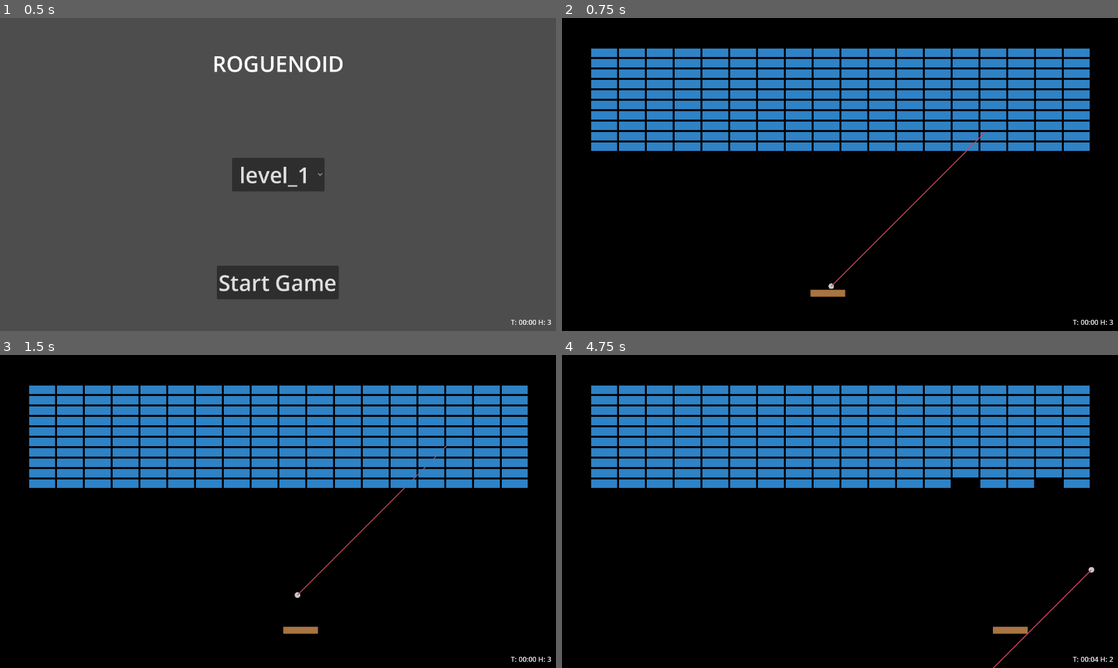
Above: before the commit, frames 1-4 (two rows, left to right).
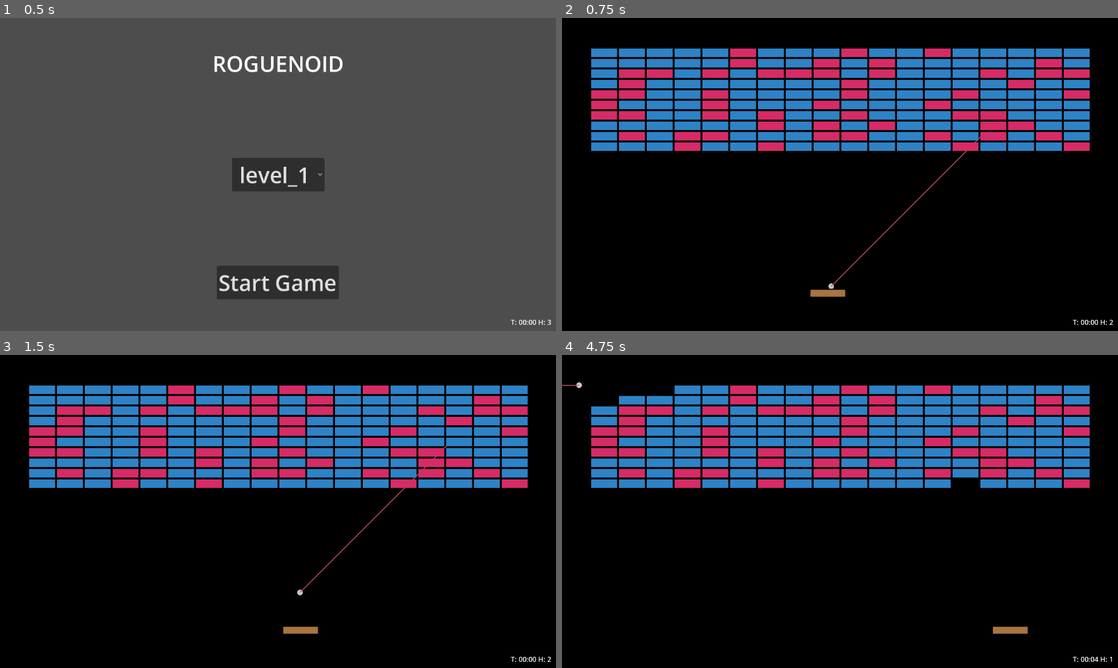
Above: after the commit, the same moments.

Repository: BlackLanzer/Rougenoid
Game: Godot game, scene res://main.tscn
The game is run twice, just before and just after one commit, with the same random seed, the same clock (stepped at 60 frames per second) and the same inputs.
Inputs:
- Up to frame 1 (0.5 s): no input
- Up to frame 2 (0.75 s): click "Start Game" at 0.5 s
- Up to frame 3 (1.5 s): tap Enter at 1.25 s; hold Right (ui_right) from 1.28 s (still down); hold Space (release_ball) from 1.28 s (still down)
- Up to frame 4 (4.75 s): release Right (ui_right) at 2.03 s; release Space (release_ball) at 2.03 s; hold Left (ui_left) 2.03-2.78 s; tap Space (release_ball) at 2.1, 3.6 s; hold Space (release_ball) 2.78-3.53 s; hold Right (ui_right) 2.78-4.28 s; hold Left (ui_left) from 4.28 s (still down); hold Space (release_ball) from 4.28 s (still down)

Frame 1 is identical in both runs. In frame 2, 6.8% of the frame differs, in the area x 5-100%, y 9-98%; in frame 3, 6.9%; in frame 4, 7.5%, in the area x 0-100%, y 8-100%.

Commit message:
power ups

Diff:
--- /dev/null
+++ b/Events.gd
@@ -0,0 +1,5 @@
+extends Node
+
+signal spawn_power_up(pos: Vector2)
+
+signal activate_power_up(power_up_type: PowerUpEnum)
--- a/ball.gd
+++ /dev/null
@@ -1,37 +0,0 @@
-extends CharacterBody2D
-
-signal ball_dead
-
-@export var start_direction = Vector2(1, -1)
-@export var speed = 500.0
-var direction: Vector2
-
-var state = BallState.MOVING
-
-func _ready() -> void:
-	direction = start_direction.normalized()
-	velocity = direction * speed
-
-func _process(delta: float) -> void:
-	$DirectionLine.clear_points()
-	$DirectionLine.add_point(Vector2.ZERO)
-	$DirectionLine.add_point(velocity)
-	$DirectionLine.global_rotation = 0
-
-func _physics_process(delta: float) -> void:
-	if state == BallState.MOVING:
-		var collision = move_and_collide(velocity * delta)
-
-		if collision:
-			var body = collision.get_collider()
-			if body.is_in_group("player"):
-				if get_position().y < body.get_global_position().y:
-					direction = get_position() - Vector2(body.get_global_position().x, body.get_global_position().y + 8)
-				else:
-					direction = get_position() - Vector2(body.get_global_position().x, body.get_global_position().y - 8)
-				velocity = direction.normalized() * speed
-			elif body.is_in_group("blocks"):
-				velocity = velocity.bounce(collision.get_normal())
-				body.ball_hit(self)
-			else:
-				velocity = velocity.bounce(collision.get_normal())
--- a/block.gd
+++ /dev/null
@@ -1,31 +0,0 @@
-extends RigidBody2D
-
-enum BlockType { SIMPLE, WALL }
-@export var block_type: BlockType = BlockType.SIMPLE
-
-# Called when the node enters the scene tree for the first time.
-func _ready() -> void:
-	match block_type:
-		BlockType.SIMPLE:
-			$Sprite2D.set_texture(preload("res://assets/block_simple.png"))
-			$Sprite2D.scale = Vector2(60,20)
-			$Sprite2D.position = Vector2(30,10)
-			$Sprite2D.modulate = Color('2e82c6')
-		BlockType.WALL:
-			$Sprite2D.set_texture(preload("res://assets/block_wall.png"))
-			$Sprite2D.scale = Vector2(1,1)
-			$Sprite2D.position = Vector2(30,10)
-
-
-
-
-# Called every frame. 'delta' is the elapsed time since the previous frame.
-func _process(delta: float) -> void:
-	pass
-
-func ball_hit(ball) -> void:
-	match block_type:
-		BlockType.SIMPLE:
-			queue_free()
-		BlockType.WALL:
-			pass
--- /dev/null
+++ b/entities/ball.gd
@@ -0,0 +1,45 @@
+extends CharacterBody2D
+
+signal ball_dead
+
+@export var start_direction = Vector2(1, -1)
+@export var speed = 500.0
+var direction: Vector2
+
+var state = BallState.MOVING
+var player: CharacterBody2D
+
+func _ready() -> void:
+	direction = start_direction.normalized()
+	velocity = direction * speed
+
+func _process(delta: float) -> void:
+	$DirectionLine.clear_points()
+	$DirectionLine.add_point(Vector2.ZERO)
+	$DirectionLine.add_point(velocity)
+	$DirectionLine.global_rotation = 0
+
+func _physics_process(delta: float) -> void:
+	match state:
+		BallState.WITH_PLAYER:
+			position = player.position + Vector2(8, -16)
+		BallState.MOVING:
+			var collision = move_and_collide(velocity * delta)
+
+			if collision:
+				var body = collision.get_collider()
+				if body.is_in_group("player"):
+					if get_position().y < body.get_global_position().y:
+						direction = get_position() - Vector2(body.get_global_position().x, body.get_global_position().y + 8)
+					else:
+						direction = get_position() - Vector2(body.get_global_position().x, body.get_global_position().y - 8)
+					velocity = direction.normalized() * speed
+				elif body.is_in_group("blocks"):
+					velocity = velocity.bounce(collision.get_normal())
+					body.ball_hit(self)
+				else:
+					velocity = velocity.bounce(collision.get_normal())
+
+func change_speed(new_speed: float) -> void:
+	speed = new_speed
+	velocity = speed * direction.normalized()
--- a/ball.tscn
+++ b/entities/ball.tscn
@@ -1,7 +1,7 @@
 [gd_scene load_steps=4 format=3 uid="uid://dw3ibj5n1mbsh"]
 
-[ext_resource type="Texture2D" uid="uid://b7s53w5vvd7bx" path="res://assets/ball.png" id="1_ownlq"]
-[ext_resource type="Script" path="res://ball.gd" id="1_sch4i"]
+[ext_resource type="Script" path="res://entities/ball.gd" id="1_5wmqy"]
+[ext_resource type="Texture2D" uid="uid://b7s53w5vvd7bx" path="res://assets/ball.png" id="2_58b8g"]
 
 [sub_resource type="CircleShape2D" id="CircleShape2D_6o7o8"]
 radius = 7.0
@@ -10,14 +10,14 @@
 collision_layer = 8
 collision_mask = 7
 slide_on_ceiling = false
-script = ExtResource("1_sch4i")
+script = ExtResource("1_5wmqy")
 
 [node name="CollisionShape2D" type="CollisionShape2D" parent="."]
 shape = SubResource("CircleShape2D_6o7o8")
 
 [node name="Sprite2D" type="Sprite2D" parent="."]
 scale = Vector2(0.26, 0.26)
-texture = ExtResource("1_ownlq")
+texture = ExtResource("2_58b8g")
 
 [node name="DirectionLine" type="Line2D" parent="."]
 width = 2.0
--- /dev/null
+++ b/entities/block.gd
@@ -0,0 +1,43 @@
+extends RigidBody2D
+
+# TODO rimuovere POWER_UP
+enum BlockType {SIMPLE, WALL, POWER_UP}
+@export var block_type: BlockType = BlockType.SIMPLE
+@export var has_power_up: bool = false
+
+# Called when the node enters the scene tree for the first time.
+func _ready() -> void:
+	match block_type:
+		BlockType.SIMPLE:
+			$Sprite2D.set_texture(preload ("res://assets/block_simple.png"))
+			$Sprite2D.scale = Vector2(60, 20)
+			$Sprite2D.position = Vector2(30, 10)
+			$Sprite2D.modulate = Color('2e82c6')
+			if (!has_power_up&&randf() < 0.3):
+				has_power_up = true
+				block_type = BlockType.POWER_UP
+		BlockType.WALL:
+			$Sprite2D.set_texture(preload ("res://assets/block_wall.png"))
+			$Sprite2D.scale = Vector2(1, 1)
+			$Sprite2D.position = Vector2(30, 10)
+
+	# TODO rimuovere POWER_UP e usare has_power_up
+	if (block_type == BlockType.POWER_UP):
+		$Sprite2D.set_texture(preload ("res://assets/block_simple.png"))
+		$Sprite2D.scale = Vector2(60, 20)
+		$Sprite2D.position = Vector2(30, 10)
+		$Sprite2D.modulate = Color('d62b67')
+
+# Called every frame. 'delta' is the elapsed time since the previous frame.
+func _process(delta: float) -> void:
+	pass
+
+func ball_hit(ball) -> void:
+	match block_type:
+		BlockType.SIMPLE:
+			queue_free()
+		BlockType.WALL:
+			pass
+		BlockType.POWER_UP:
+			Events.spawn_power_up.emit(position)
+			queue_free()
--- a/block.tscn
+++ b/entities/block.tscn
@@ -1,6 +1,6 @@
 [gd_scene load_steps=4 format=3 uid="uid://dcjfpw4611c7y"]
 
-[ext_resource type="Script" path="res://block.gd" id="1_24cup"]
+[ext_resource type="Script" path="res://entities/block.gd" id="1_24cup"]
 [ext_resource type="Texture2D" uid="uid://c7nhdkps8i745" path="res://assets/block_wall.png" id="2_ptr3n"]
 
 [sub_resource type="RectangleShape2D" id="RectangleShape2D_oix6v"]
--- /dev/null
+++ b/entities/power_up.gd
@@ -0,0 +1,23 @@
+extends CharacterBody2D
+
+@export var speed = 300.0
+
+var power_up_type = PowerUpEnum.BIGGER_PLAYER
+
+func _ready() -> void:
+	match power_up_type:
+		PowerUpEnum.BIGGER_PLAYER:
+			$Sprite2D.set_texture(preload ("res://assets/power-up_bigger-player.png"))
+		PowerUpEnum.FASTER_BALL:
+			$Sprite2D.set_texture(preload ("res://assets/power-up_faster-ball.png"))
+
+func _physics_process(delta: float) -> void:
+	velocity.x = 0
+	velocity.y = speed
+	var collision = move_and_collide(velocity * delta)
+
+	if collision:
+		var body = collision.get_collider()
+		if body.is_in_group("player"):
+			Events.activate_power_up.emit(power_up_type)
+			queue_free()
--- /dev/null
+++ b/entities/power_up.tscn
@@ -0,0 +1,18 @@
+[gd_scene load_steps=4 format=3 uid="uid://cudd0ksx7rpum"]
+
+[ext_resource type="Script" path="res://entities/power_up.gd" id="1_ddt1n"]
+[ext_resource type="Texture2D" uid="uid://cnoms2mmr4dfy" path="res://assets/power-up_bigger-player.png" id="1_paq6t"]
+
+[sub_resource type="CircleShape2D" id="CircleShape2D_0mqtr"]
+radius = 15.0
+
+[node name="PowerUp" type="CharacterBody2D"]
+collision_layer = 0
+collision_mask = 2
+script = ExtResource("1_ddt1n")
+
+[node name="CollisionShape2D" type="CollisionShape2D" parent="."]
+shape = SubResource("CircleShape2D_0mqtr")
+
+[node name="Sprite2D" type="Sprite2D" parent="."]
+texture = ExtResource("1_paq6t")
--- /dev/null
+++ b/enums/PowerUpEnum.gd
@@ -0,0 +1,3 @@
+class_name PowerUpEnum
+
+enum {BIGGER_PLAYER, FASTER_BALL}
--- a/game.gd
+++ b/game.gd
@@ -9,7 +9,7 @@
 	"level_3"
 ]
 
-var _ball_res = preload ("res://ball.tscn")
+var _ball_res = preload ("res://entities/ball.tscn")
 var _balls = Array()
 var _deadzone
 var _level_node
@@ -52,10 +52,10 @@
 
 func _init_ball() -> void:
 	var ball_node = _ball_res.instantiate()
-	ball_node.position = Vector2(8, -16)
 	ball_node.state = BallState.WITH_PLAYER
 	ball_node.speed = BALL_SPEED
-	$Player.add_child(ball_node)
+	ball_node.player = $Player
+	add_child(ball_node)
 	_balls.append(ball_node)
 	_lives -= 1
 
@@ -85,9 +85,9 @@
 func _start_game() -> void:
 	_deadzone.body_entered.connect(_on_ball_dead)
 	_init_ball()
-	_lives += 1
 	set_physics_process(true)
 	_game_state = GameState.GAME
+	_setup_events()
 
 func _on_level_complete() -> void:
 	if (_current_level < LEVELS.size() - 1):
@@ -102,3 +102,23 @@
 		game_over.emit()
 		return true
 	return false
+
+func _setup_events() -> void:
+	Events.connect("spawn_power_up", _spawn_power_up)
+	Events.connect("activate_power_up", _activate_power_up)
+
+func _spawn_power_up(pos: Vector2) -> void:
+	var power_up = load("res://entities/power_up.tscn").instantiate()
+	power_up.position = pos
+	power_up.power_up_type = randi_range(0, 1)
+	add_child(power_up)
+
+func _activate_power_up(power_up) -> void:
+	match power_up:
+		PowerUpEnum.BIGGER_PLAYER:
+			var tween = create_tween()
+			var final_scale = Vector2($Player.scale.x + 0.2, $Player.scale.y)
+			tween.tween_property($Player, "scale", final_scale, 1)
+		PowerUpEnum.FASTER_BALL:
+			for ball in _balls:
+				ball.change_speed(ball.speed * 1.5)
--- a/game.tscn
+++ b/game.tscn
@@ -1,7 +1,7 @@
 [gd_scene load_steps=3 format=3 uid="uid://cguifc60lh353"]
 
 [ext_resource type="Script" path="res://game.gd" id="1_ga4nt"]
-[ext_resource type="PackedScene" uid="uid://cwa2f4773ptjc" path="res://player.tscn" id="2_bncvu"]
+[ext_resource type="PackedScene" uid="uid://cwa2f4773ptjc" path="res://entities/player.tscn" id="2_bncvu"]
 
 [node name="game" type="Node2D"]
 script = ExtResource("1_ga4nt")
--- a/levels/level_1.tscn
+++ b/levels/level_1.tscn
@@ -1,6 +1,6 @@
 [gd_scene load_steps=6 format=3 uid="uid://ct6uney4wetnt"]
 
-[ext_resource type="PackedScene" uid="uid://dcjfpw4611c7y" path="res://block.tscn" id="1_hbyf8"]
+[ext_resource type="PackedScene" uid="uid://dcjfpw4611c7y" path="res://entities/block.tscn" id="1_hbyf8"]
 
 [sub_resource type="WorldBoundaryShape2D" id="WorldBoundaryShape2D_72nf8"]
 
--- a/levels/level_2.tscn
+++ b/levels/level_2.tscn
@@ -1,6 +1,6 @@
 [gd_scene load_steps=6 format=3 uid="uid://d4d2mtgmpna6m"]
 
-[ext_resource type="PackedScene" uid="uid://dcjfpw4611c7y" path="res://block.tscn" id="1_ai6u2"]
+[ext_resource type="PackedScene" uid="uid://dcjfpw4611c7y" path="res://entities/block.tscn" id="1_ai6u2"]
 
 [sub_resource type="WorldBoundaryShape2D" id="WorldBoundaryShape2D_72nf8"]
 
--- a/levels/level_3.tscn
+++ b/levels/level_3.tscn
@@ -1,6 +1,6 @@
 [gd_scene load_steps=6 format=3 uid="uid://cbf44jbe33ct2"]
 
-[ext_resource type="PackedScene" uid="uid://dcjfpw4611c7y" path="res://block.tscn" id="1_l0i73"]
+[ext_resource type="PackedScene" uid="uid://dcjfpw4611c7y" path="res://entities/block.tscn" id="1_l0i73"]
 
 [sub_resource type="WorldBoundaryShape2D" id="WorldBoundaryShape2D_72nf8"]
 
--- a/project.godot
+++ b/project.godot
@@ -14,6 +14,10 @@
 run/main_scene="res://main.tscn"
 config/features=PackedStringArray("4.2", "GL Compatibility")
 config/icon="res://icon.svg"
+
+[autoload]
+
+Events="*res://Events.gd"
 
 [display]
 
Binary file added: assets/power-up_bigger-player.png
Not shown, added: assets/power-up_bigger-player.png.import
Binary file added: assets/power-up_faster-ball.png
Not shown, added: assets/power-up_faster-ball.png.import
Renamed: player.tscn -> entities/player.tscn
Renamed: BallStateEnum.gd -> enums/BallStateEnum.gd
Renamed: GameStateEnum.gd -> enums/GameStateEnum.gd
Not shown, added: assets/power-up_bigger-player.png.bak
